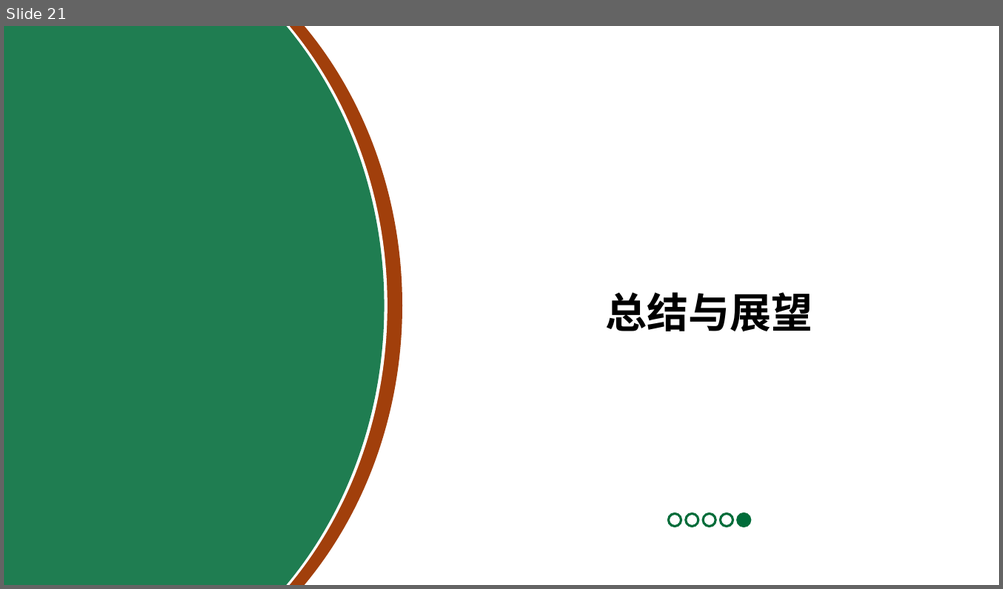
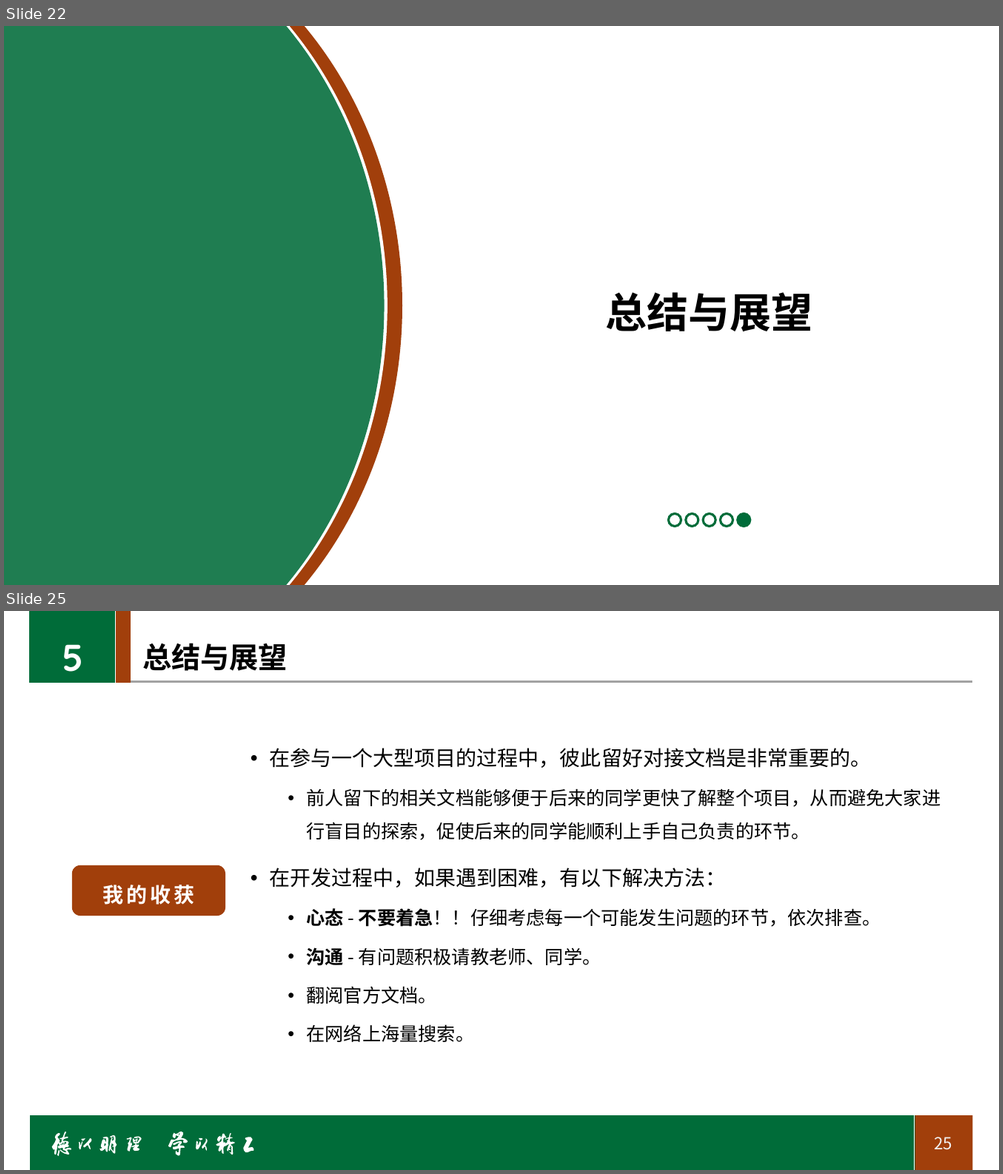
Before and after one commit to LancerEnk/GraduationDesign, a slide deck: doc/汇报ppt.pptx. Shown one above the other, each under a label of ours: slide 21 before the commit, slides 22 and 25 after it; the slides between them are not shown. The pictures are 1003x589 and 1003x1174 pixels, drawn with LibreOffice and Linux fonts; fonts in the diff are those of the drawing; background and template pictures are left out. Boxes give left, top, right and bottom in pixels: in the first picture for what was removed or moved away, otherwise in the second. Text is boxed around its words. In the diff, an @@ line names an element or a change of style, - is before the commit and + after.

```diff
--- a/doc/汇报ppt.pptx
+++ b/doc/汇报ppt.pptx
@@ slide 25 added at (4,611,999,1170), background #FFFFFF @@
@@ rectangle added at (30,611,116,682), fill #006C39, outline #006C39 1 pt @@
@@ line added from (115, 611) to (115, 698), #FFFFFF 1 pt @@
@@ rectangle added at (116,611,130,683), fill #A13F0B, outline #A13F0B 1 pt @@
@@ text added at (62,644,83,672), 36 pt, text #FFFFFF, bold @@
+5
@@ title added at (142,643,287,671), 28 pt, text #000000, bold @@
+总结与展望
@@ line added from (131, 681) to (973, 681), #A2A2A2 2.25 pt @@
@@ text added at (269,748,941,1042), 18 pt, text #000000 @@
+• 在参与一个大型项目的过程中，彼此留好对接文档是非常重要的。
+  • 前人留下的相关文档能够便于后来的同学更快了解整个项目，从而避免大家进行盲目的探索，促使后来的同学能顺利上手自己负责的环节。
+• 在开发过程中，如果遇到困难，有以下解决方法：
+  • 心态 - 不要着急！！仔细考虑每一个可能发生问题的环节，依次排查。
+  • 沟通 - 有问题积极请教老师、同学。
+  • 翻阅官方文档。
+  • 在网络上海量搜索。
@@ rounded rectangle added at (72,866,225,916), fill #A13F0B, 20 pt, text #FFFFFF, bold @@
+我的收获
@@ rectangle added at (30,1116,915,1170), fill #006C39 @@
@@ rectangle added at (914,1116,973,1170), fill #A13F0B @@
@@ line added from (914, 1111) to (914, 1170), #FFFFFF 1 pt @@
@@ group added at (52,1132,255,1156): 16 freeform shapes @@
@@ page number added at (933,1137,952,1150), 16 pt, text #F2F2F2 @@
+25
@@ what was slide 21 is now slide 22 @@
```
Also in this commit, not shown: 10 slides changed, 2 other slides added, 1 slide removed.
